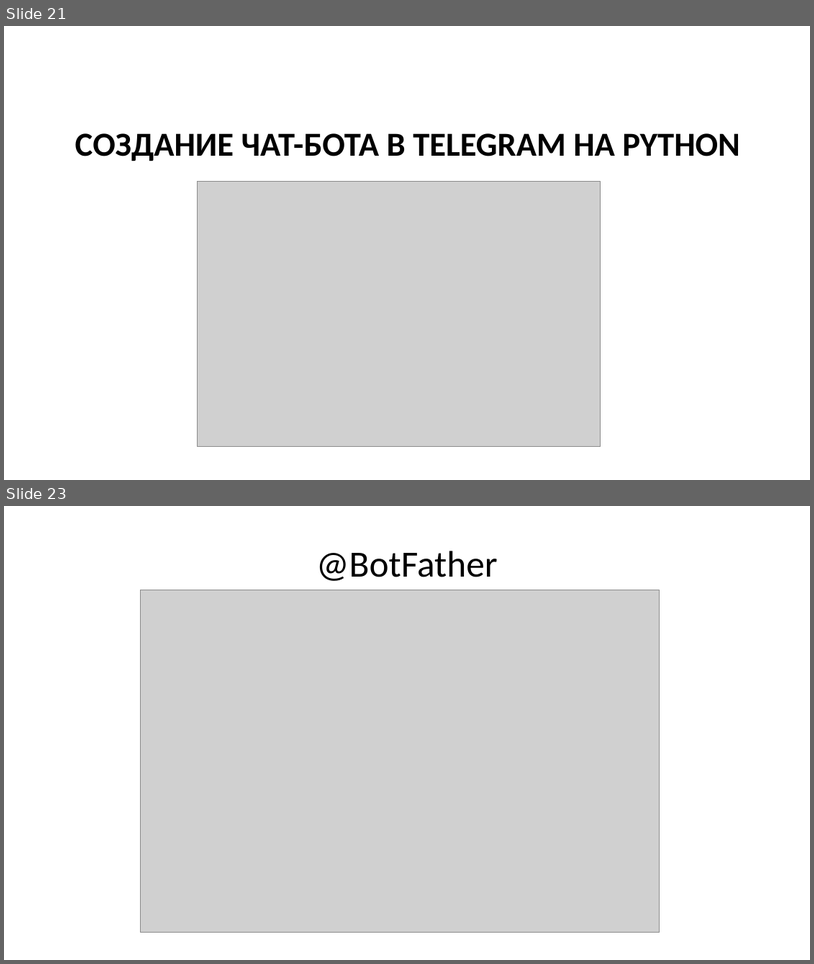
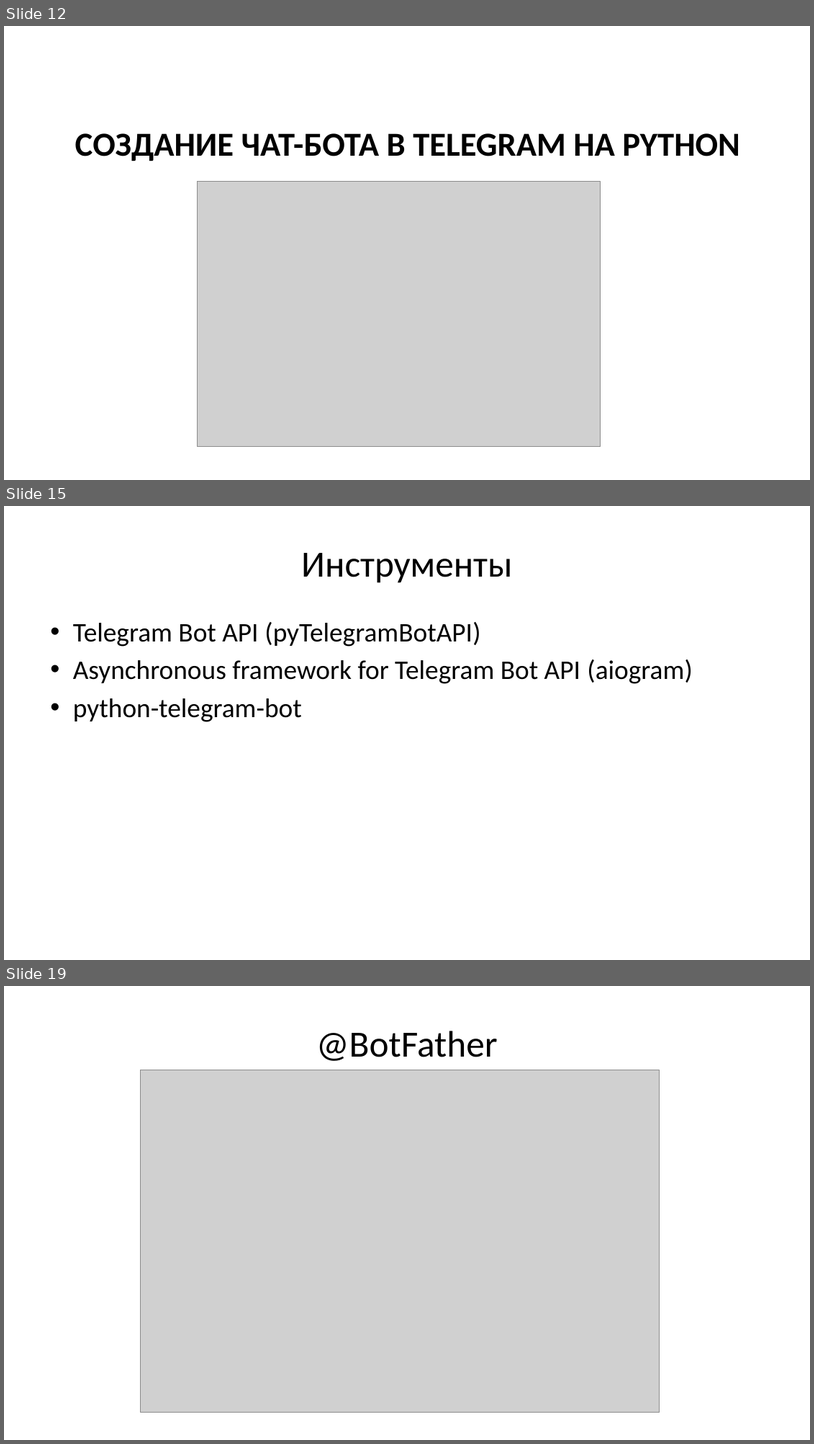
Before and after one commit to maxchv/telegram-bot, a slide deck: docs/lesson_telegram_bot.pptx. Shown one above the other, each under a label of ours: slides 21 and 23 before the commit, slides 12, 15 and 19 after it; the slides between them are not shown. The pictures are 814x964 and 814x1444 pixels, drawn with LibreOffice and Linux fonts; fonts in the diff are those of the drawing; grey boxes stand for pictures. Boxes give left, top, right and bottom in pixels: in the first picture for what was removed or moved away, otherwise in the second. Text is boxed around its words. In the diff, an @@ line names an element or a change of style, - is before the commit and + after.

```diff
--- a/docs/lesson_telegram_bot.pptx
+++ b/docs/lesson_telegram_bot.pptx
@@ slide 15 added at bbox=[4, 506, 810, 960], background #FFFFFF @@
@@ title added at bbox=[301, 553, 512, 583], 44 pt, text #000000 @@
+Инструменты
@@ text added at bbox=[73, 622, 692, 722], 32 pt, text #000000 @@
+• Telegram Bot API (pyTelegramBotAPI)
+• Asynchronous framework for Telegram Bot API (aiogram)
+• python-telegram-bot
@@ what was slide 21 is now slide 12 @@
@@ what was slide 23 is now slide 19 @@
```
Also in this commit, not shown: 3 slides changed, 4 other slides added, 9 slides removed, 7 other files.
